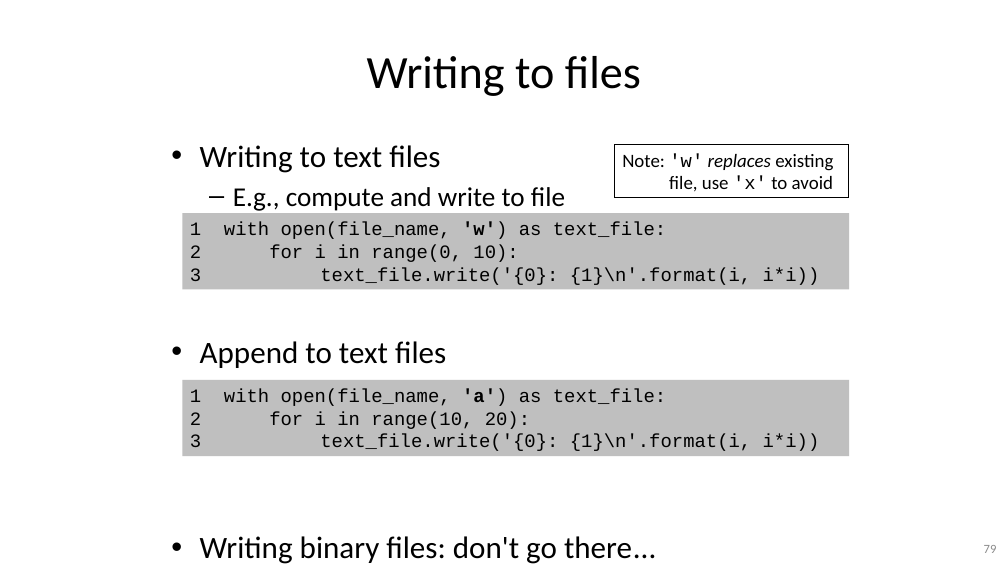
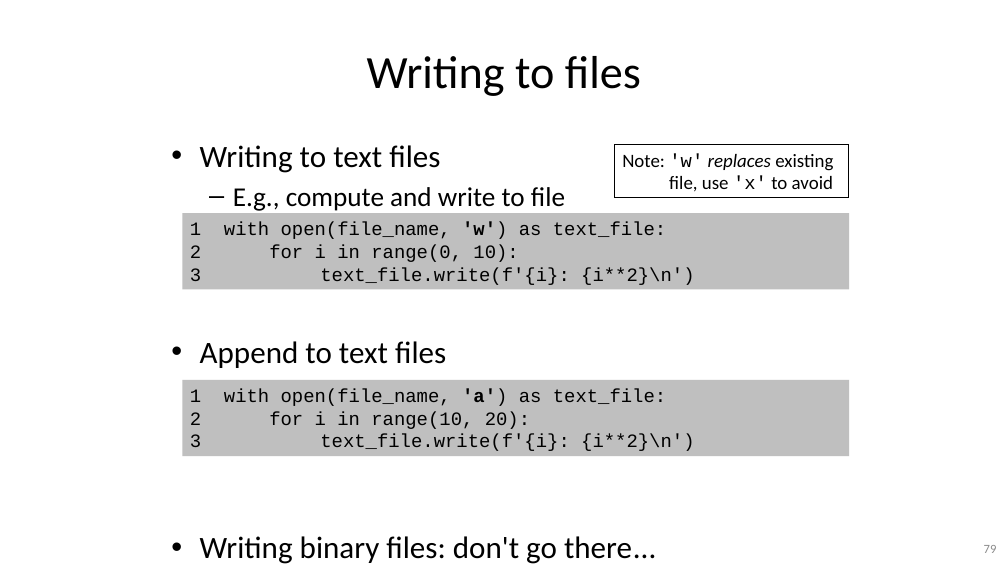
Before and after one commit to gjbex/Python-for-programmers, a slide deck: slide 79 of python_for_programmers.pptx. Drawn at 1008x567 pixels with LibreOffice and Linux fonts; fonts in the diff are those of the drawing. Boxes give left, top, right and bottom in pixels: in the first picture for what was removed or moved away, otherwise in the second. Text is boxed around its words. In the diff, an @@ line names an element or a change of style, - is before the commit and + after.

```diff
--- a/python_for_programmers.pptx
+++ b/python_for_programmers.pptx
@@ text in rectangle at (320,267,694,285): text changed @@
-3 text_file.write('{0}: {1}\n'.format(i, i*i))
+3 text_file.write(f'{i}: {i**2}\n')
@@ text in rectangle at (320,434,694,451): text changed @@
-3 text_file.write('{0}: {1}\n'.format(i, i*i))
+3 text_file.write(f'{i}: {i**2}\n')
```
Also in this commit, not shown: 18 other slides changed.
